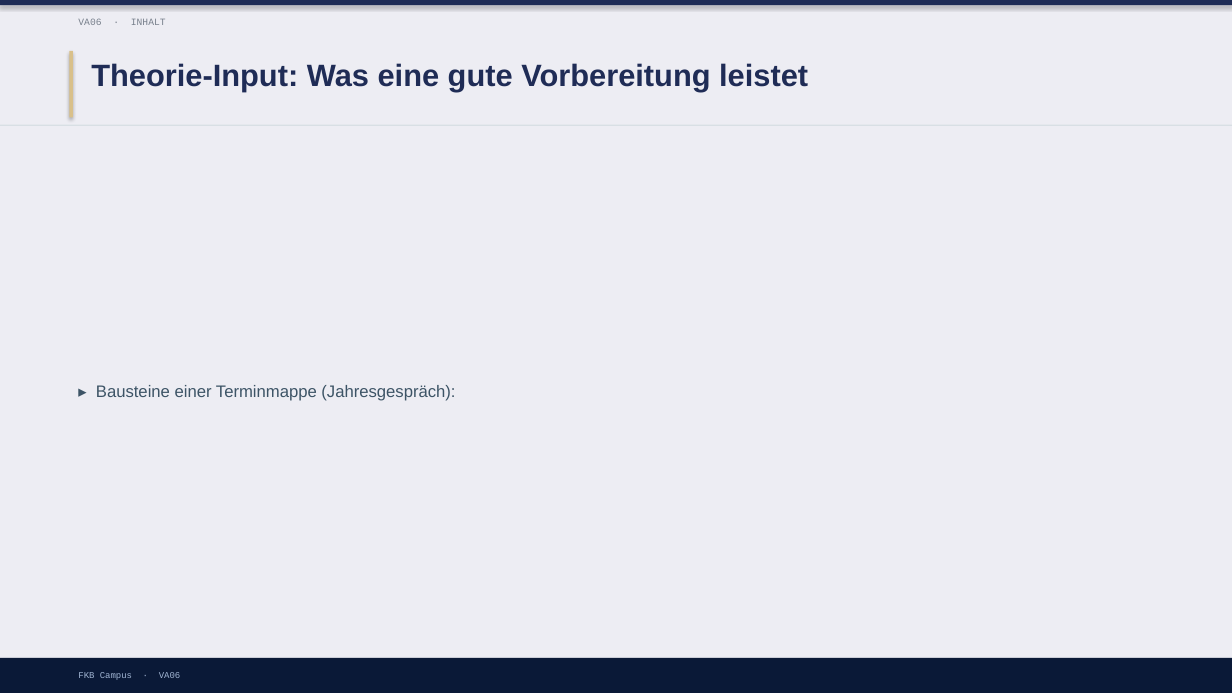
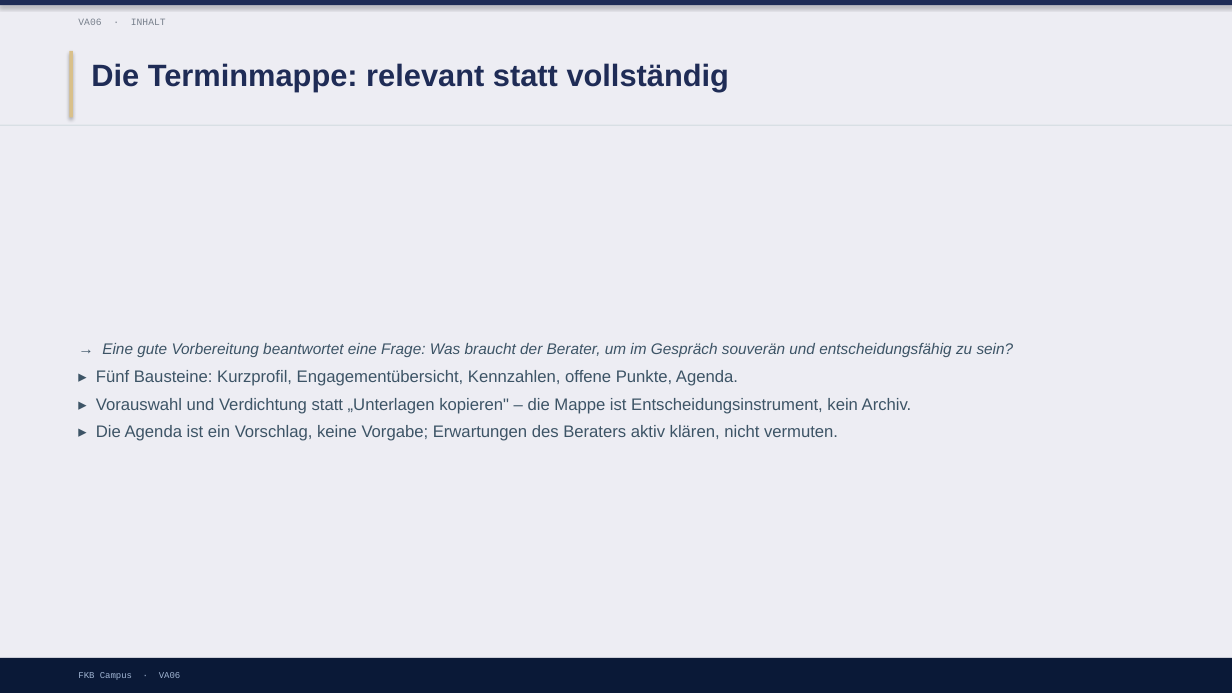
Before and after one commit to ck5rqc47pr-byte/firmenkundenakademie-online, a slide deck: slide 6 of protected-downloads/praesentation/VA06.pptx (slide 5 before the commit). Drawn at 1232x693 pixels with LibreOffice and Linux fonts; fonts in the diff are those of the drawing. Boxes give left, top, right and bottom in pixels: in the first picture for what was removed or moved away, otherwise in the second. Text is boxed around its words. In the diff, an @@ line names an element or a change of style, - is before the commit and + after.

```diff
--- a/protected-downloads/praesentation/VA06.pptx
+++ b/protected-downloads/praesentation/VA06.pptx
@@ text at (91, 63, 730, 91): text changed @@
-Theorie-Input: Was eine gute Vorbereitung leistet
+Die Terminmappe: relevant statt vollständig
@@ text at (96, 343, 1014, 441): text changed @@
-▸ Bausteine einer Terminmappe (Jahresgespräch):
+→ Eine gute Vorbereitung beantwortet eine Frage: Was braucht der Berater, um im Gespräch souverän und entscheidungsfähig zu sein?
+▸ Fünf Bausteine: Kurzprofil, Engagementübersicht, Kennzahlen, offene Punkte, Agenda.
+▸ Vorauswahl und Verdichtung statt „Unterlagen kopieren" – die Mappe ist Entscheidungsinstrument, kein Archiv.
+▸ Die Agenda ist ein Vorschlag, keine Vorgabe; Erwartungen des Beraters aktiv klären, nicht vermuten.
```
Also in this commit, not shown: 2 other slides changed, 8 slides added, 4 other files.
